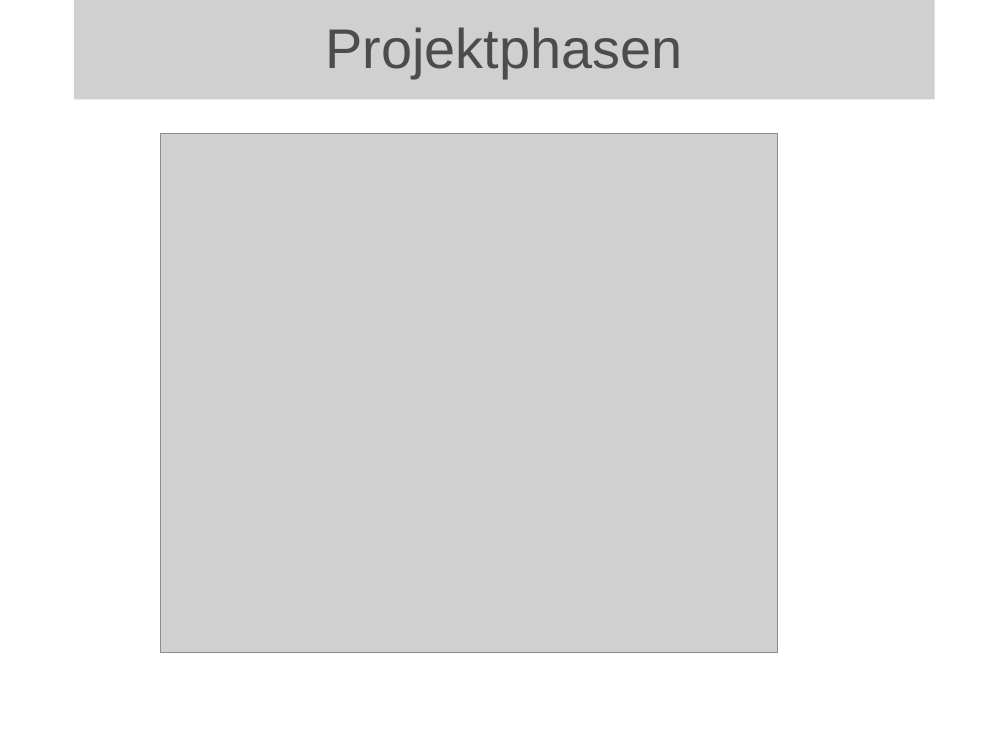
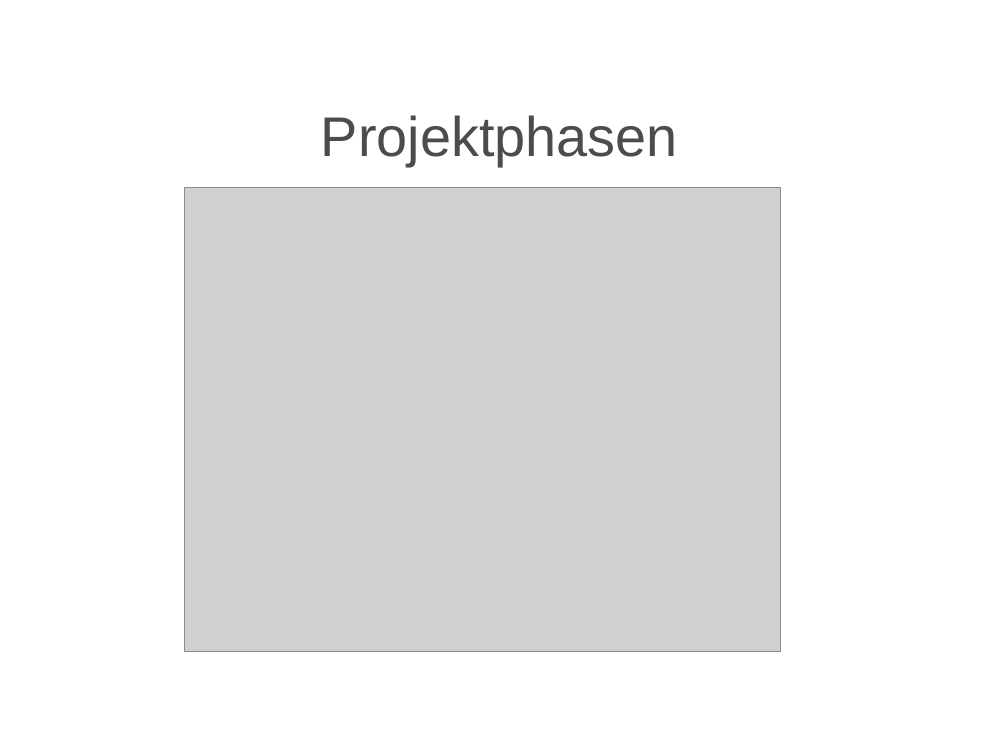
Before and after one commit to BackupTheBerlios/ticketline4032-svn, a slide deck: slide 11 of trunk/Dokumente/Allgemein/Projektmanagement/Statusbericht/mr2_folien.ppt. Drawn at 1008x756 pixels with LibreOffice and Linux fonts; fonts in the diff are those of the drawing; grey boxes stand for pictures; background and template pictures are left out. Boxes give left, top, right and bottom in pixels: in the first picture for what was removed or moved away, otherwise in the second. Text is boxed around its words. In the diff, an @@ line names an element or a change of style, - is before the commit and + after.

```diff
--- a/trunk/Dokumente/Allgemein/Projektmanagement/Statusbericht/mr2_folien.ppt
+++ b/trunk/Dokumente/Allgemein/Projektmanagement/Statusbericht/mr2_folien.ppt
@@ picture removed at [74,0,935,100] @@
-Projektphasen
@@ title added at [321,115,678,166], 44 pt, text #4C4C4C @@
+Projektphasen
@@ picture: place and size @@
-picture at [161,134,778,653]
+picture at [185,188,780,652]
```
Also in this commit, not shown: 11 other slides changed.
